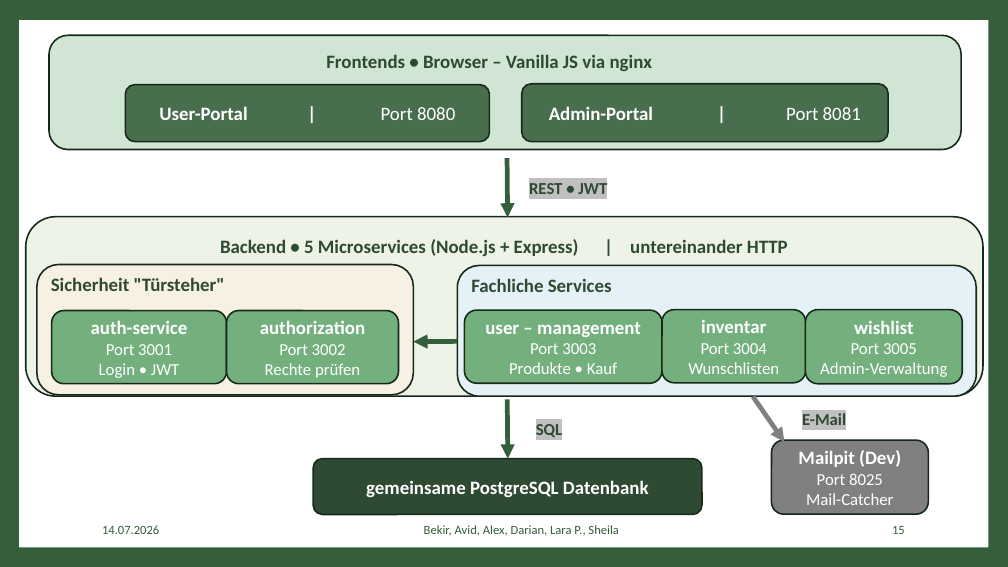
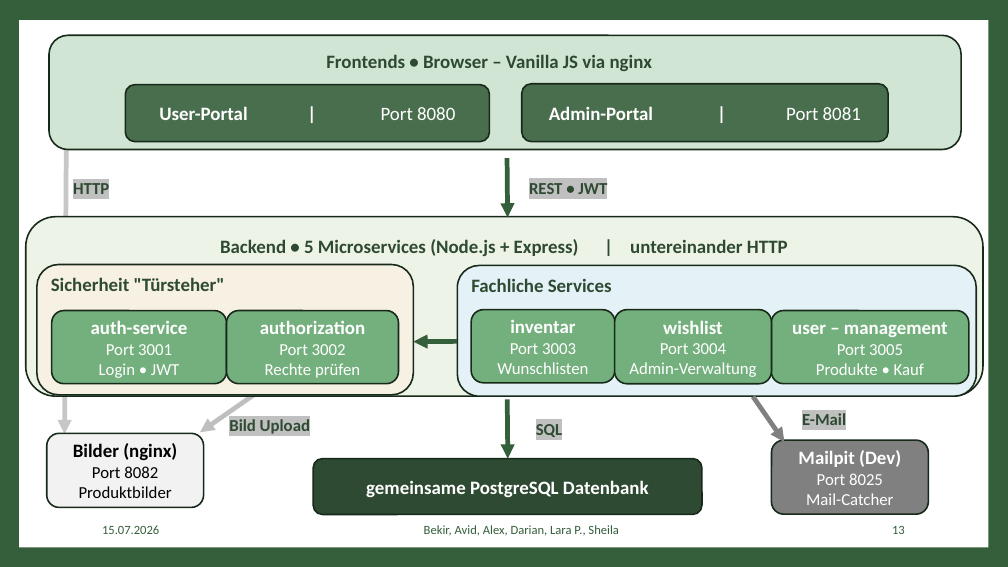
Before and after one commit to bekirtahagd/rezeptshop, a slide deck: slide 13 of docs/Web-Engineering.pptx (slide 15 before the commit). Drawn at 1008x567 pixels with LibreOffice and Linux fonts; fonts in the diff are those of the drawing. Boxes give left, top, right and bottom in pixels: in the first picture for what was removed or moved away, otherwise in the second. Text is boxed around its words. In the diff, an @@ line names an element or a change of style, - is before the commit and + after.

```diff
--- a/docs/Web-Engineering.pptx
+++ b/docs/Web-Engineering.pptx
@@ arrow added from (67, 149) to (64, 434), #C7C7C7 4.5 pt @@
@@ text added at [73, 183, 109, 194], 16 pt, text #2E4A32, bold @@
+HTTP
@@ rounded rectangle "inventar": place and size @@
-rounded rectangle "inventar" at [662, 310, 806, 383]
+rounded rectangle "inventar" at [471, 310, 615, 383]
@@ rounded rectangle "wishlist": place and size @@
-rounded rectangle "wishlist" at [805, 310, 962, 384]
+rounded rectangle "wishlist" at [615, 310, 771, 384]
@@ rounded rectangle "user – management": place and size @@
-rounded rectangle "user – management" at [464, 310, 662, 383]
+rounded rectangle "user – management" at [771, 311, 969, 384]
@@ text in rounded rectangle at [510, 343, 576, 354]: text changed @@
-Port 3004
+Port 3003
@@ text in rounded rectangle at [660, 343, 726, 354]: text changed @@
-Port 3005
+Port 3004
@@ text in rounded rectangle at [837, 344, 903, 355]: text changed @@
-Port 3003
+Port 3005
@@ arrow added from (260, 391) to (200, 433), #BFBFBF 4.5 pt @@
@@ text added at [229, 419, 310, 434], 16 pt, text #2E4A32, bold @@
+Bild Upload
@@ rounded rectangle added at [47, 433, 203, 507], fill #F2F2F2, outline #17291A 1.5 pt, 16 pt, text #000000 @@
+Bilder (nginx)
+Port 8082
+Produktbilder
@@ text at [102, 525, 159, 534]: text changed @@
-14.07.2026
+15.07.2026
@@ page number at [892, 526, 905, 534]: text changed @@
-15
+13
```
Also in this commit, not shown: 42 other slides changed, 5 slides removed, 5 other files.
